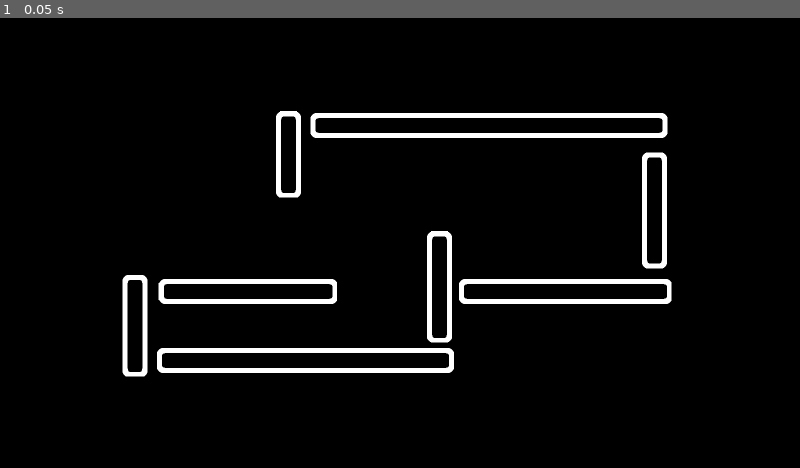
Above: before the commit, frame 1.
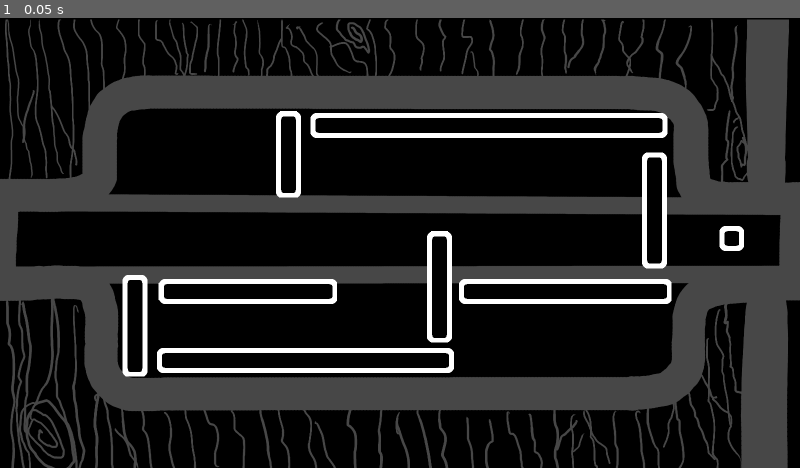
Above: after the commit, the same moment.

Repository: MarmadileManteater/Carbuncle-Game
Game: Godot game, scene res://scenes/global/global.tscn
Two runs of this game, one before a commit and one after it. Both use one fixed random seed, a clock stepped at 60 frames per second and the inputs below.
Inputs:
- Up to frame 1 (0.05 s): no input

The runs differ from the first frame. In frame 1, 32% of the frame differs, in the area x 0-100%, y 0-100%.

Commit message:
puzzle almost done

Diff:
--- a/project/scenes/lock_puzzle/lock_puzzle.tscn
+++ b/project/scenes/lock_puzzle/lock_puzzle.tscn
@@ -1,21 +1,23 @@
 [gd_scene format=3 uid="uid://bf2nt0ibn252v"]
 
-[ext_resource type="Texture2D" uid="uid://dh1blcur3k5tl" path="res://assets/sprites/puzzle_reference.png" id="1_nlmpk"]
+[ext_resource type="Texture2D" uid="uid://cjn8x8edh6ob3" path="res://assets/sprites/puzzle_back.png" id="1_nlmpk"]
 [ext_resource type="PackedScene" uid="uid://drorgjbwrm5x" path="res://scenes/puzzle_piece/puzzle_piece.tscn" id="1_wue6p"]
 
+[sub_resource type="RectangleShape2D" id="RectangleShape2D_0dxmq"]
+size = Vector2(45.5, 126)
+
 [sub_resource type="RectangleShape2D" id="RectangleShape2D_u4npt"]
-size = Vector2(227, 837)
+size = Vector2(227, 410)
 
 [sub_resource type="RectangleShape2D" id="RectangleShape2D_nlmpk"]
-size = Vector2(227, 837)
+size = Vector2(227, 397.75)
 
 [sub_resource type="RectangleShape2D" id="RectangleShape2D_x0jet"]
-size = Vector2(1155.25, 447.5)
+size = Vector2(1155.25, 462.75)
 
 [node name="LockPuzzle" type="Node2D" unique_id=1017078992]
 
 [node name="Sprite2D" type="Sprite2D" parent="." unique_id=472871172]
-visible = false
 self_modulate = Color(1, 1, 1, 0.2784314)
 position = Vector2(800, 453)
 texture = ExtResource("1_nlmpk")
@@ -62,18 +64,38 @@
 
 [node name="Boundaries" type="StaticBody2D" parent="." unique_id=1462244930]
 
+[node name="CollisionShape2D8" type="CollisionShape2D" parent="Boundaries" unique_id=1440641784]
+position = Vector2(1584, 446)
+shape = SubResource("RectangleShape2D_0dxmq")
+
 [node name="CollisionShape2D" type="CollisionShape2D" parent="Boundaries" unique_id=401273366]
-position = Vector2(103.5, 408.5)
+position = Vector2(125, 186)
 shape = SubResource("RectangleShape2D_u4npt")
 
 [node name="CollisionShape2D2" type="CollisionShape2D" parent="Boundaries" unique_id=495816955]
-position = Vector2(1493, 421)
+position = Vector2(1461, 194)
 shape = SubResource("RectangleShape2D_nlmpk")
 
 [node name="CollisionShape2D3" type="CollisionShape2D" parent="Boundaries" unique_id=914267062]
-position = Vector2(803.375, -74)
+position = Vector2(802, -48.375)
 shape = SubResource("RectangleShape2D_x0jet")
 
 [node name="CollisionShape2D4" type="CollisionShape2D" parent="Boundaries" unique_id=976046027]
-position = Vector2(801, 954)
+position = Vector2(801, 952)
 shape = SubResource("RectangleShape2D_x0jet")
+
+[node name="CollisionShape2D5" type="CollisionShape2D" parent="Boundaries" unique_id=474789344]
+position = Vector2(125, 703)
+shape = SubResource("RectangleShape2D_u4npt")
+
+[node name="CollisionShape2D6" type="CollisionShape2D" parent="Boundaries" unique_id=868646022]
+position = Vector2(1461, 697.625)
+shape = SubResource("RectangleShape2D_nlmpk")
+
+[node name="CollisionShape2D7" type="CollisionShape2D" parent="Boundaries" unique_id=1544634752]
+position = Vector2(12, 443)
+shape = SubResource("RectangleShape2D_0dxmq")
+
+[node name="PuzzlePiece9" parent="." unique_id=1614769464 instance=ExtResource("1_wue6p")]
+position = Vector2(1464, 441)
+length = 17
--- a/project/scenes/puzzle_piece/puzzle_piece.gd
+++ b/project/scenes/puzzle_piece/puzzle_piece.gd
@@ -8,7 +8,7 @@
 @export var length = 10
 @export var direction = Direction.Horizonal
 
-var is_clicking = false
+var click_start = null
 
 func _ready() -> void:
 	var shape = RectangleShape2D.new()
@@ -37,10 +37,15 @@
 
 func _on_click_point_gui_input(event: InputEvent) -> void:
 	if event is InputEventMouseButton:
-		is_clicking = event.pressed
-	if is_clicking:
+		if event.pressed:
+			click_start = event.global_position
+		else:
+			click_start = null
+	if click_start != null:
 		if event is InputEventMouseMotion:
+			var diff = click_start - event.global_position
 			if direction == Direction.Horizonal:
-				move_and_collide(Vector2(event.velocity.x / 70, 0))
+				move_and_collide(Vector2(-diff.x, 0))
 			if direction == Direction.Vertical:
-				move_and_collide(Vector2(0, event.velocity.x / 70))
+				move_and_collide(Vector2(0, -diff.y))
+			click_start = event.global_position
Binary file added: project/assets/sprites/puzzle_back.png
Not shown, added: project/assets/sprites/puzzle_back.png.import
Not shown, changed: raw/puzzle.xcf
